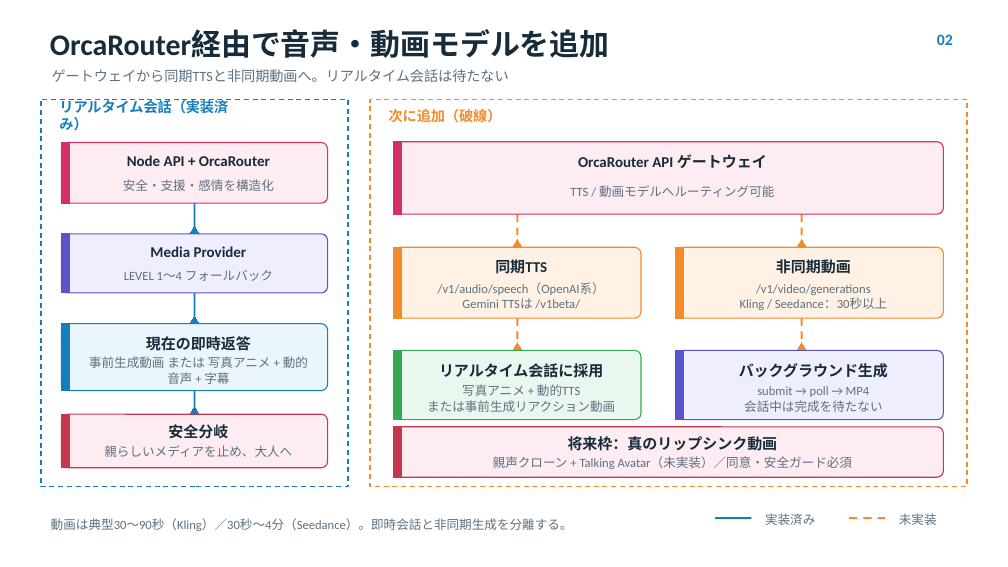
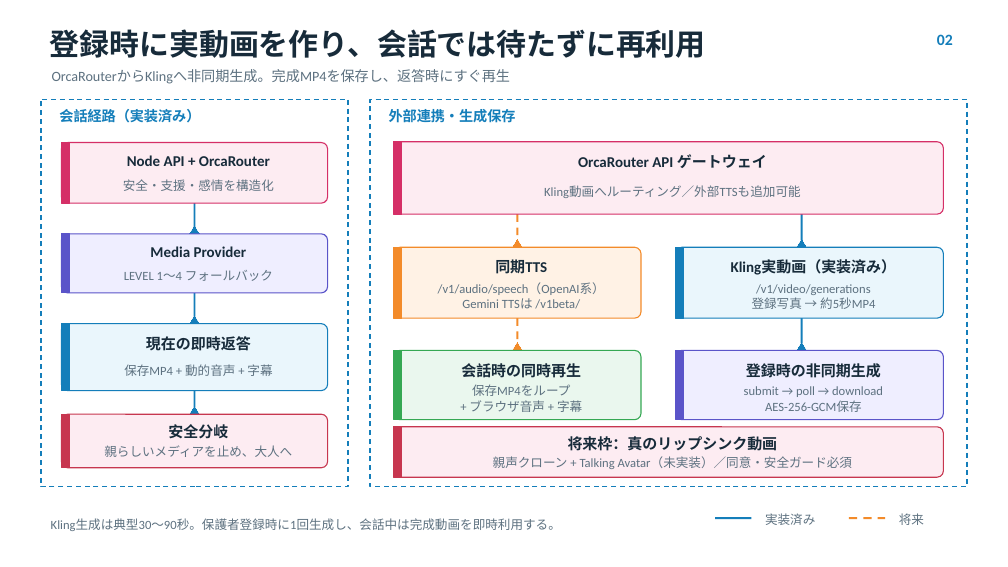
Before and after one commit to NoSea41oceanV/mama-message-ai, a slide deck: slide 2 of docs/architecture/AI_HACK_2026_AWS_style_architecture.pptx. Drawn at 1008x567 pixels with LibreOffice and Linux fonts; fonts in the diff are those of the drawing. Boxes give left, top, right and bottom in pixels: in the first picture for what was removed or moved away, otherwise in the second. Text is boxed around its words. In the diff, an @@ line names an element or a change of style, - is before the commit and + after.

```diff
--- a/docs/architecture/AI_HACK_2026_AWS_style_architecture.pptx
+++ b/docs/architecture/AI_HACK_2026_AWS_style_architecture.pptx
@@ text at [50,29,706,58]: text changed @@
-OrcaRouter経由で音声・動画モデルを追加
+登録時に実動画を作り、会話では待たずに再利用
@@ text at [52,69,511,84]: text changed @@
-ゲートウェイから同期TTSと非同期動画へ。リアルタイム会話は待たない
+OrcaRouterからKlingへ非同期生成。完成MP4を保存し、返答時にすぐ再生
@@ text at [59,109,200,123]: text changed @@
-リアルタイム会話（実装済み）
+会話経路（実装済み）
@@ rectangle at [371,99,968,486]: outline #F38B2A 1.2 pt dashed to #147EBA 1.2 pt dashed @@
@@ text at [389,109,516,123]: text changed; text colour #F38B2A to #147EBA @@
-次に追加（破線）
+外部連携・生成保存
@@ text at [544,185,800,198]: text changed @@
-TTS / 動画モデルへルーティング可能
+Kling動画へルーティング／外部TTSも追加可能
@@ line (802, 214) - (802, 240): stroke #F38B2A 1.8 pt dashed to #147EBA 1.8 pt @@
@@ rounded rectangle at [676,247,944,318]: fill #FFF2E5 to #EAF6FC; outline #F38B2A 1.05 pt to #147EBA 1.05 pt @@
@@ rectangle at [676,247,684,318]: fill #F38B2A to #147EBA; outline #F38B2A 1.05 pt to #147EBA 1.05 pt @@
@@ text at [731,260,897,275]: text changed @@
-非同期動画
+Kling実動画（実装済み）
@@ triangle at [797,240,806,247]: fill #F38B2A to #147EBA; outline #F38B2A 0 pt to #147EBA 0 pt @@
@@ text at [752,297,875,309]: text changed @@
-Kling / Seedance：30秒以上
+登録写真 → 約5秒MP4
@@ line (802, 318) - (802, 343): stroke #F38B2A 1.8 pt dashed to #147EBA 1.8 pt @@
@@ triangle at [797,343,806,350]: fill #F38B2A to #147EBA; outline #F38B2A 0 pt to #147EBA 0 pt @@
@@ text at [124,364,272,376]: text changed @@
-事前生成動画 または 写真アニメ + 動的音声 + 字幕
+保存MP4 + 動的音声 + 字幕
@@ text at [461,363,581,378]: text changed @@
-リアルタイム会話に採用
+会話時の同時再生
@@ text at [469,384,582,412]: text changed @@
-写真アニメ + 動的TTS
-または事前生成リアクション動画
+保存MP4をループ
++ ブラウザ音声 + 字幕
@@ text at [744,386,883,412]: text changed @@
-submit → poll → MP4
-会話中は完成を待たない
+submit → poll → download
+AES-256-GCM保存
@@ text at [746,363,881,378]: text changed @@
-バックグラウンド生成
+登録時の非同期生成
@@ text at [51,519,561,531]: text changed @@
-動画は典型30〜90秒（Kling）／30秒〜4分（Seedance）。即時会話と非同期生成を分離する。
+Kling生成は典型30〜90秒。保護者登録時に1回生成し、会話中は完成動画を即時利用する。
@@ text at [899,513,924,525]: text changed @@
-未実装
+将来
```
Also in this commit, not shown: 1 other slide changed, 16 other files.
